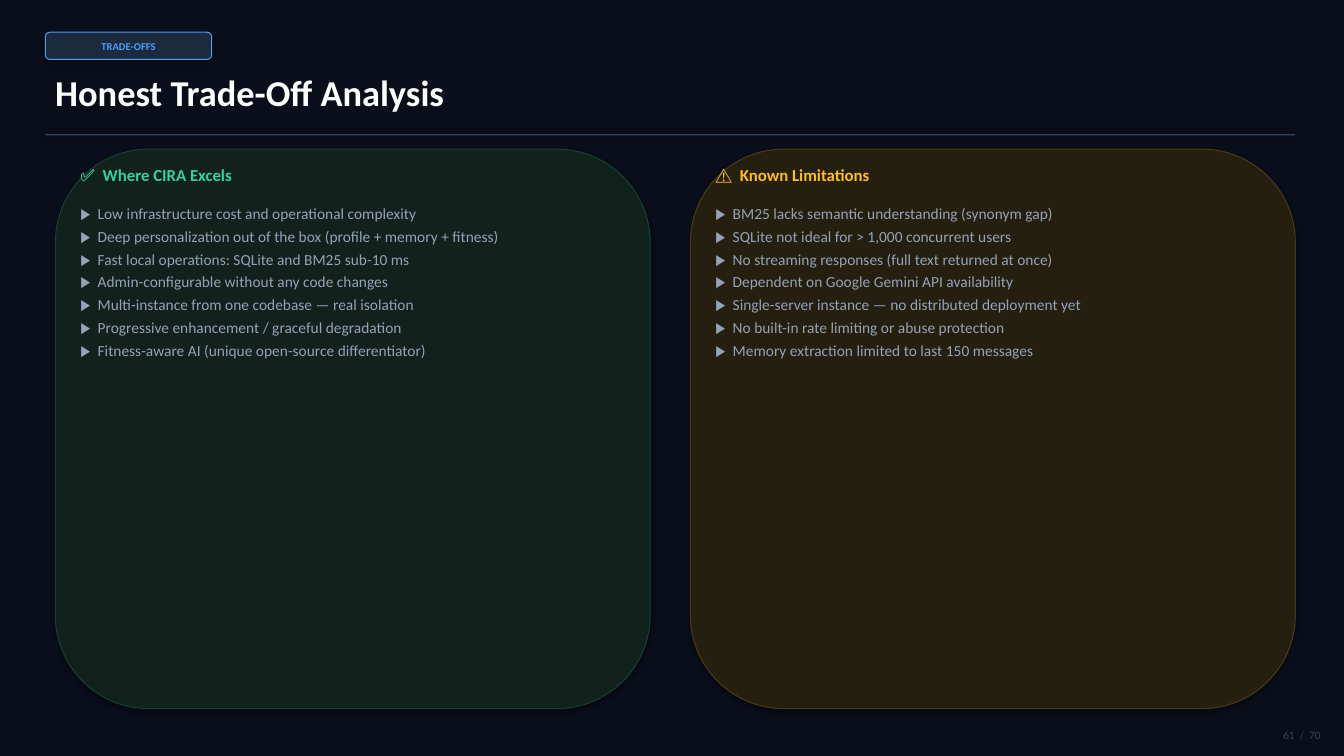
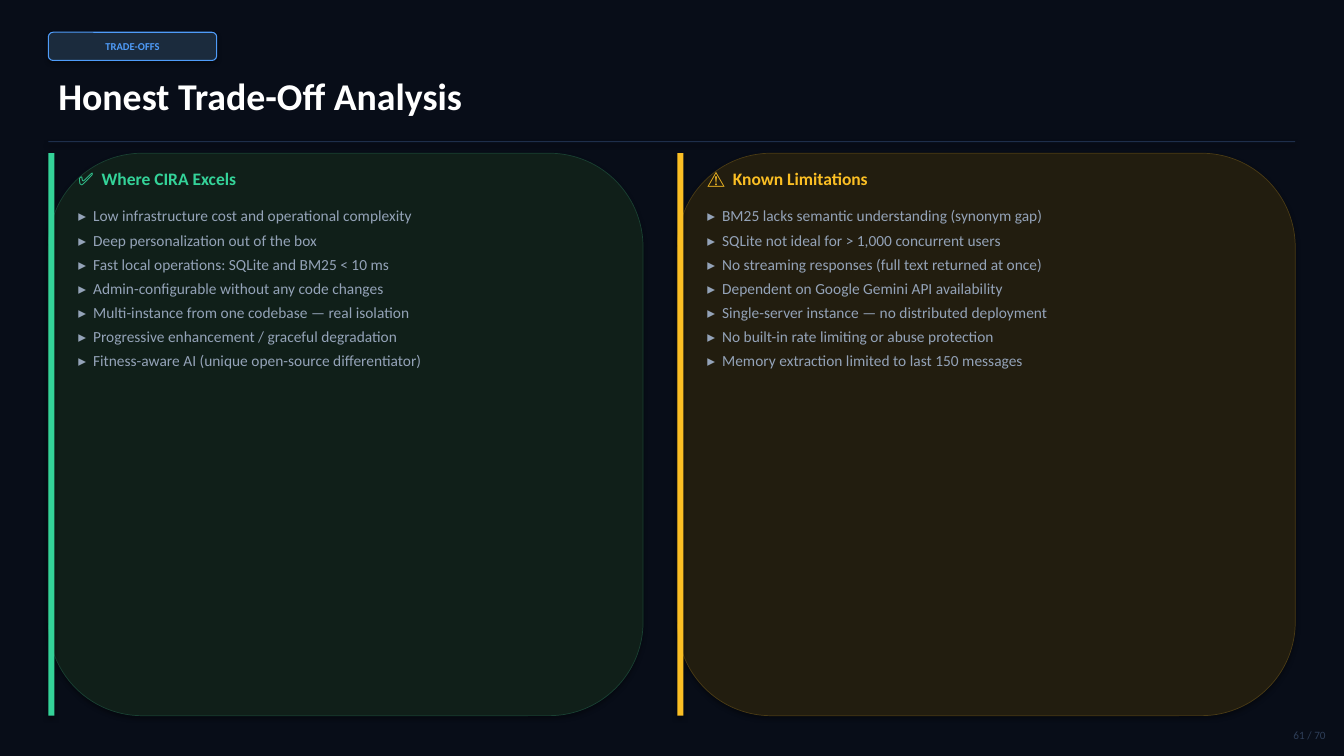
Before and after one commit to Bashab18/Chatbot, a slide deck: slide 61 of presentation/CIRA_Chatbot_Presentation.pptx. Drawn at 1344x756 pixels with LibreOffice and Linux fonts; fonts in the diff are those of the drawing. Boxes give left, top, right and bottom in pixels: in the first picture for what was removed or moved away, otherwise in the second. Text is boxed around its words. In the diff, an @@ line names an element or a change of style, - is before the commit and + after.

```diff
--- a/presentation/CIRA_Chatbot_Presentation.pptx
+++ b/presentation/CIRA_Chatbot_Presentation.pptx
@@ background #0A0E1A to #080D18 @@
@@ rounded rectangle "TRADE-OFFS": place and size @@
-rounded rectangle "TRADE-OFFS" at bbox=[45, 32, 212, 59]
+rounded rectangle "TRADE-OFFS" at bbox=[48, 32, 217, 60]
@@ text "Honest Trade-Off Analysis" at bbox=[58, 83, 462, 116]: size 26 to 27 pt @@
@@ rectangle: place and size @@
-rectangle at bbox=[45, 134, 1296, 135]
+rectangle at bbox=[48, 141, 1296, 142]
@@ rectangle at bbox=[48, 141, 1296, 142]: fill #334458 to #1E2E4A @@
@@ rounded rectangle: place and size @@
-rounded rectangle at bbox=[55, 149, 650, 709]
+rounded rectangle at bbox=[48, 153, 643, 716]
@@ rounded rectangle at bbox=[48, 153, 643, 716]: fill #11211B to #101F19; outline #194032 0.75 pt to #194032 0.5 pt @@
@@ rectangle added at bbox=[48, 153, 54, 716], fill #34D399 @@
@@ text "✅ Where CIRA Excels" at bbox=[102, 172, 236, 185]: size 12 to 12.5 pt @@
@@ rounded rectangle: place and size @@
-rounded rectangle at bbox=[691, 149, 1296, 709]
+rounded rectangle at bbox=[678, 153, 1296, 716]
@@ rounded rectangle at bbox=[678, 153, 1296, 716]: fill #251F0F to #221D0F; outline #4A3B15 0.75 pt to #4A3B15 0.5 pt @@
@@ rectangle added at bbox=[678, 153, 684, 716], fill #FBBF24 @@
@@ text "⚠️ Known Limitations" at bbox=[733, 172, 867, 185]: size 12 to 12.5 pt @@
@@ text "⚠️ Known Limitations": place and size @@
-text "⚠️ Known Limitations" at bbox=[740, 169, 869, 181]
+text "⚠️ Known Limitations" at bbox=[733, 172, 867, 185]
@@ text at bbox=[93, 210, 421, 369]: text changed @@
-▶ Low infrastructure cost and operational complexity
-▶ Deep personalization out of the box (profile + memory + fitness)
-▶ Fast local operations: SQLite and BM25 sub-10 ms
-▶ Admin-configurable without any code changes
-▶ Multi-instance from one codebase — real isolation
-▶ Progressive enhancement / graceful degradation
-▶ Fitness-aware AI (unique open-source differentiator)
+▸ Low infrastructure cost and operational complexity
+▸ Deep personalization out of the box
+▸ Fast local operations: SQLite and BM25 < 10 ms
+▸ Admin-configurable without any code changes
+▸ Multi-instance from one codebase — real isolation
+▸ Progressive enhancement / graceful degradation
+▸ Fitness-aware AI (unique open-source differentiator)
@@ text at bbox=[722, 210, 1048, 369]: text changed @@
-▶ BM25 lacks semantic understanding (synonym gap)
-▶ SQLite not ideal for > 1,000 concurrent users
-▶ No streaming responses (full text returned at once)
-▶ Dependent on Google Gemini API availability
-▶ Single-server instance — no distributed deployment yet
-▶ No built-in rate limiting or abuse protection
-▶ Memory extraction limited to last 150 messages
+▸ BM25 lacks semantic understanding (synonym gap)
+▸ SQLite not ideal for > 1,000 concurrent users
+▸ No streaming responses (full text returned at once)
+▸ Dependent on Google Gemini API availability
+▸ Single-server instance — no distributed deployment
+▸ No built-in rate limiting or abuse protection
+▸ Memory extraction limited to last 150 messages
@@ text "61 / 70" at bbox=[1293, 732, 1325, 739]: text colour #334458 to #2E3E58 @@
```
Also in this commit, not shown: 69 other slides changed, 1 other file.
